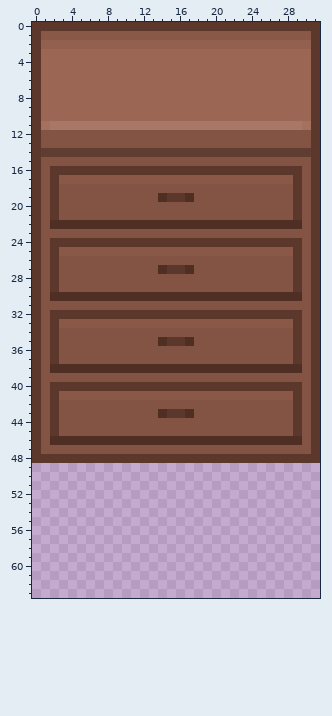
Pixel-art sprite: pic_gen/img/acc/kag01.png. The first picture shows the starting point.
The file is 32x64 pixels. Colours within 5 levels of each other are drawn and written as one.
After the commit:
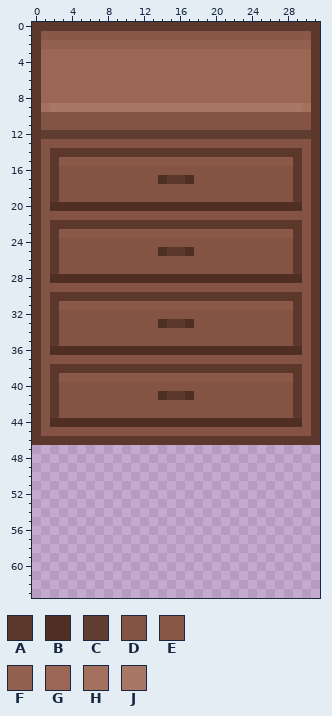
Palette (. is transparent): A #5b372c  B #4f2f23  C #603d31  D #835343  E #895847  F #93604f  G #9b6754  H #a4715f  J #a97766
Diff:
Changed rows in their new state; - is an unchanged pixel.
first column x 0:
 9 -HJJJJJJJJJJJJJJJJJJJJJJJJJJJJH-
10 -DDDDDDDDDDDDDDDDDDDDDDDDDDDDDD-
11 -DDDDDDDDDDDDDDDDDDDDDDDDDDDDDD-
12 -CCCCCCCCCCCCCCCCCCCCCCCCCCCCCC-
14 -DAAAAAAAAAAAAAAAAAAAAAAAAAAAAD-
15 --AEEEEEEEEEEEEEEEEEEEEEEEEEEA--
16 ---DDDDDDDDDDDDDDDDDDDDDDDDDD---
17 ---DDDDDDDDDDDBAABDDDDDDDDDDD---
19 --------------DDDD--------------
20 --BBBBBBBBBBBBBBBBBBBBBBBBBBBB--
21 --D--------------------------D--
22 --AAAAAAAAAAAAAAAAAAAAAAAAAAAA--
23 --AEEEEEEEEEEEEEEEEEEEEEEEEEEA--
24 ---DDDDDDDDDDDDDDDDDDDDDDDDDD---
25 ---DDDDDDDDDDDBAABDDDDDDDDDDD---
27 --------------DDDD--------------
28 --BBBBBBBBBBBBBBBBBBBBBBBBBBBB--
29 --D--------------------------D--
30 --AAAAAAAAAAAAAAAAAAAAAAAAAAAA--
31 --AEEEEEEEEEEEEEEEEEEEEEEEEEEA--
32 ---DDDDDDDDDDDDDDDDDDDDDDDDDD---
33 ---DDDDDDDDDDDBAABDDDDDDDDDDD---
35 --------------DDDD--------------
36 --BBBBBBBBBBBBBBBBBBBBBBBBBBBB--
37 --D--------------------------D--
38 --AAAAAAAAAAAAAAAAAAAAAAAAAAAA--
39 --AEEEEEEEEEEEEEEEEEEEEEEEEEEA--
40 ---DDDDDDDDDDDDDDDDDDDDDDDDDD---
41 ---DDDDDDDDDDDBAABDDDDDDDDDDD---
43 --------------DDDD--------------
44 --BBBBBBBBBBBBBBBBBBBBBBBBBBBB--
45 --D--------------------------D--
46 -AAAAAAAAAAAAAAAAAAAAAAAAAAAAAA-
47 ................................
48 ................................
Boxes around the changes in both pictures, in picture pixels (x1, y1, x2, y2):
changed: (32, 103, 320, 463)
